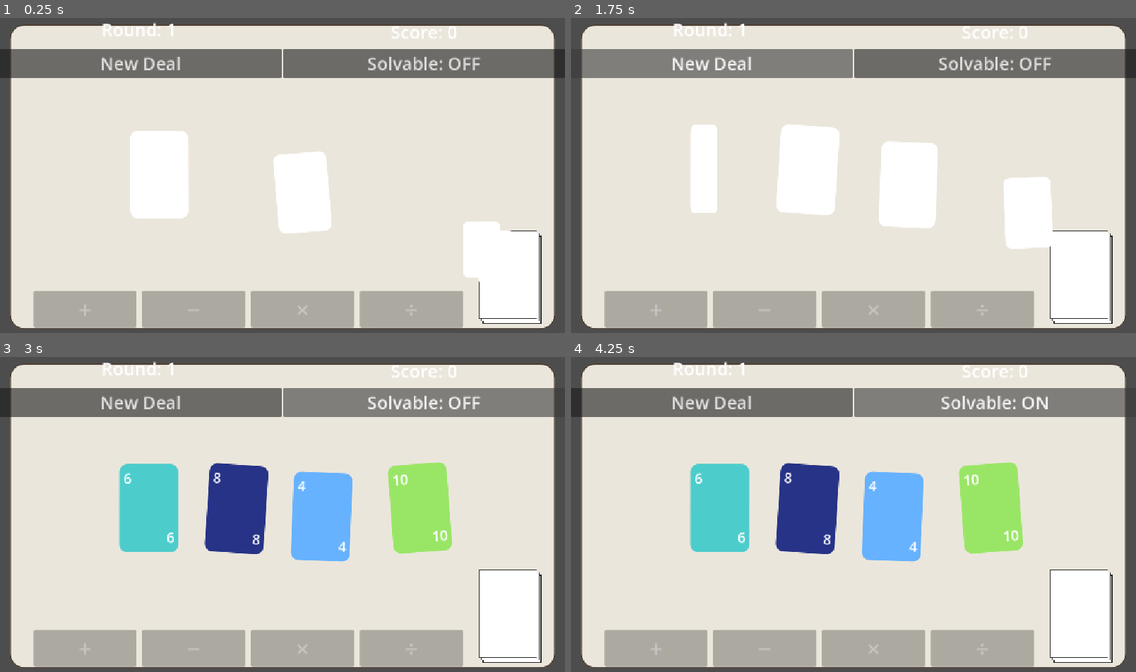
Above: before the commit, frames 1-4 (two rows, left to right).
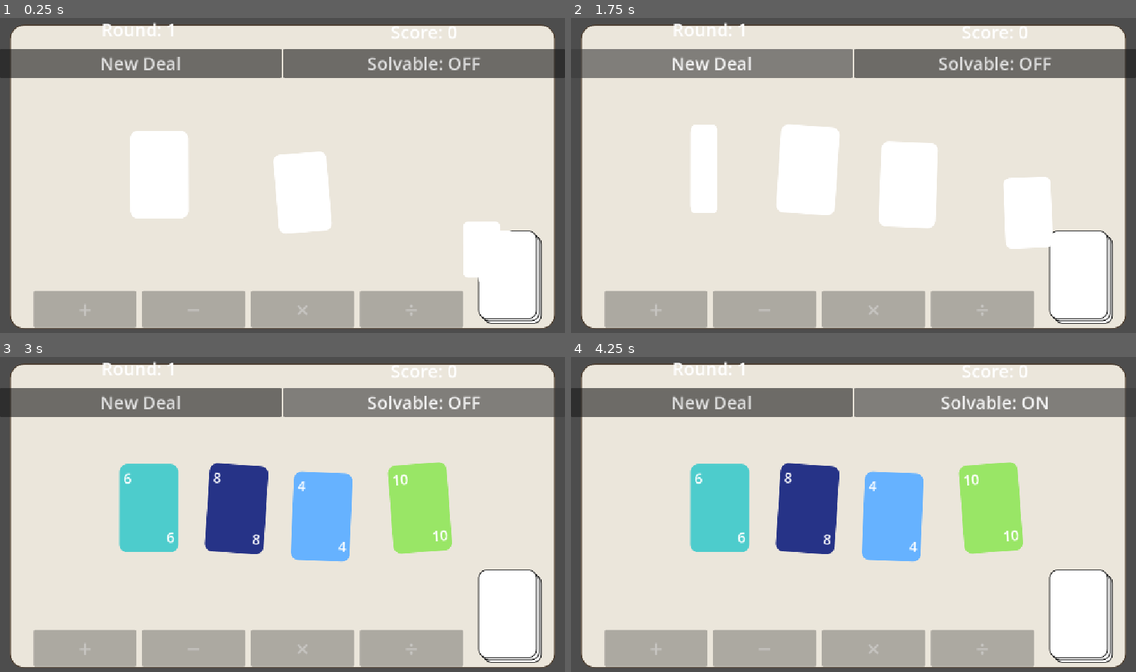
Above: after the commit, the same moments.

Repository: sky-q-xu/card-24
Game: Godot game, scene res://scenes/main.tscn
Two runs of this game, one before a commit and one after it. Both use one fixed random seed, a clock stepped at 60 frames per second and the inputs below.
Inputs:
- Up to frame 1 (0.25 s): no input
- Up to frame 2 (1.75 s): click "New Deal" at 0.5 s; click "New Deal" at 1.25 s
- Up to frame 3 (3 s): click "Solvable: OFF" at 2 s; click "Solvable: ON" at 2.75 s
- Up to frame 4 (4.25 s): click "Solvable: OFF" at 3.5 s

The runs differ from the first frame. In frame 1, 0.4% of the frame differs, in the area x 84-96%, y 67-98%; in frame 2, 0.4%; in frame 3, 0.4%; in frame 4, 0.4%.
Error in both runs: Invalid assignment of property or key 'input_enabled' with value of type 'bool' on a base object of type 'Nil'. (res://scripts/main.gd:81)

Commit message:
Add rounded corners to deck card panels
Co-Authored-By: Claude Sonnet 4.6 <noreply@anthropic.com>

Diff:
--- a/scenes/main.tscn
+++ b/scenes/main.tscn
@@ -13,6 +13,10 @@
 border_width_right = 2
 border_width_bottom = 2
 border_color = Color(0.15, 0.15, 0.15, 1)
+corner_radius_top_left = 16
+corner_radius_top_right = 16
+corner_radius_bottom_left = 16
+corner_radius_bottom_right = 16
 
 [sub_resource type="StyleBoxFlat" id="7"]
 bg_color = Color(0.92, 0.90, 0.86, 1)
